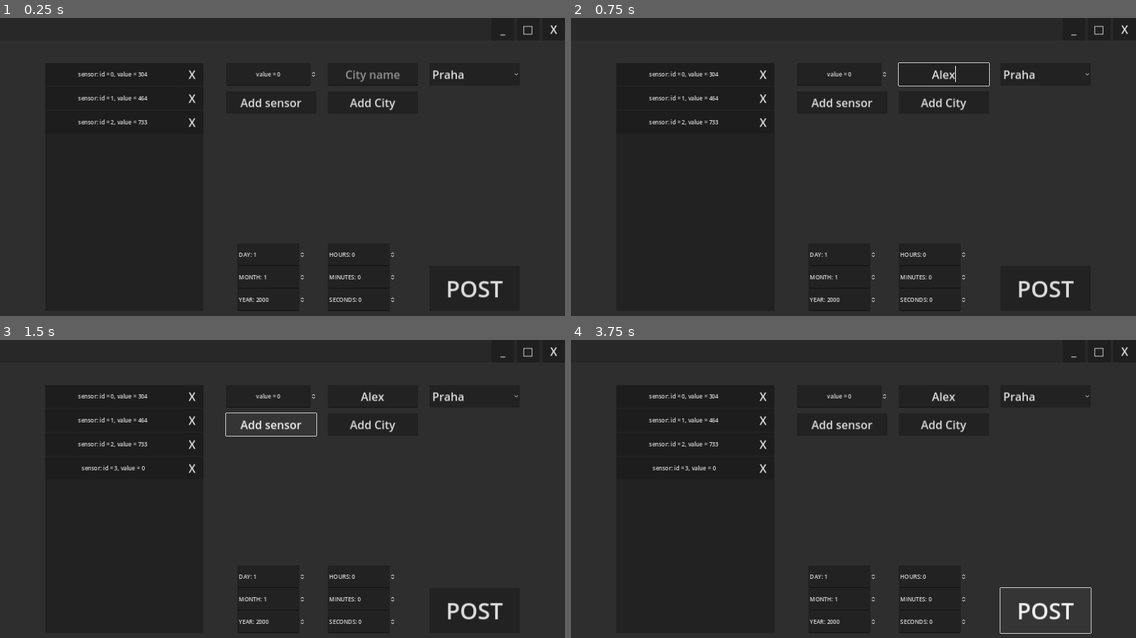
Above: before the commit, frames 1-4 (two rows, left to right).
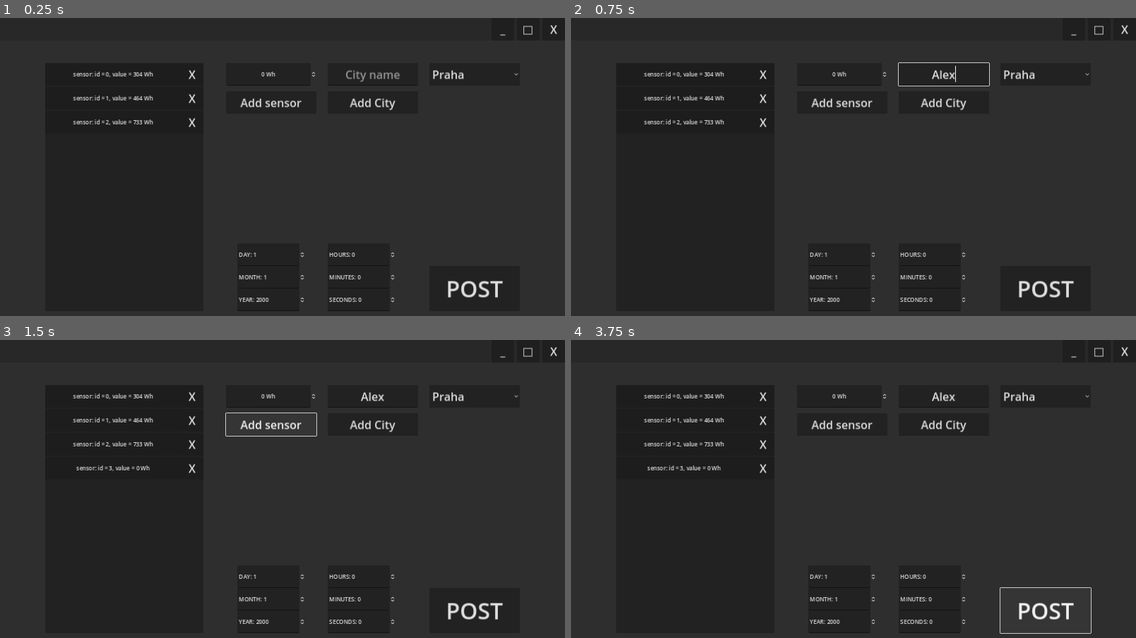
Above: after the commit, the same moments.

Repository: BlodyxCZ/Hackathon2024
Game: Godot game, scene res://main.tscn
Same seed, same stepped clock (60 frames per second), same inputs: the game is played once before the commit and once after it. The project has no main scene, so this scene is started directly.
Inputs (mouse positions are in pixels of both pictures, inside the frame that each line leads up to):
- Up to frame 1 (0.25 s): no input
- Up to frame 2 (0.75 s): click (943, 74) at 0.52 s; type "Alex" at 0.6 s
- Up to frame 3 (1.5 s): click "Add sensor" at 1.25 s
- Up to frame 4 (3.75 s): click "□" at 2 s; click "_" at 2.75 s; click "POST" at 3.5 s

The runs differ from the first frame. In frame 1, 0.4% of the frame differs, in the area x 12-50%, y 17-36%; in frame 2, 0.4%; in frame 3, 0.6%, in the area x 12-50%, y 17-44%; in frame 4, 0.6%.

Commit message:
hodně změn

Diff:
--- /dev/null
+++ b/Simulation/src/GraphSelector.tscn
@@ -0,0 +1,9 @@
+[gd_scene format=3 uid="uid://cl37r8odwmdqn"]
+
+[node name="Control" type="Control"]
+layout_mode = 3
+anchors_preset = 15
+anchor_right = 1.0
+anchor_bottom = 1.0
+grow_horizontal = 2
+grow_vertical = 2
--- a/Simulation/src/main.tscn
+++ b/Simulation/src/main.tscn
@@ -129,8 +129,9 @@
 offset_top = -80.0
 offset_right = 256.0
 offset_bottom = -16.0
+max_value = 1e+07
 alignment = 1
-prefix = "value ="
+suffix = "Wh"
 metadata/_edit_lock_ = true
 
 [node name="date" type="VBoxContainer" parent="Panel"]
--- a/Simulation/src/sensor_item.gd
+++ b/Simulation/src/sensor_item.gd
@@ -8,7 +8,7 @@
 
 
 func load_data(id: int = sensor_id, value: int = sensor_value):
-	text.text = "sensor: id = %d, value = %d" % [id, value]
+	text.text = "sensor: id = %d, value = %d Wh" % [id, value]
 	sensor_id = id
 	sensor_value = value
 
